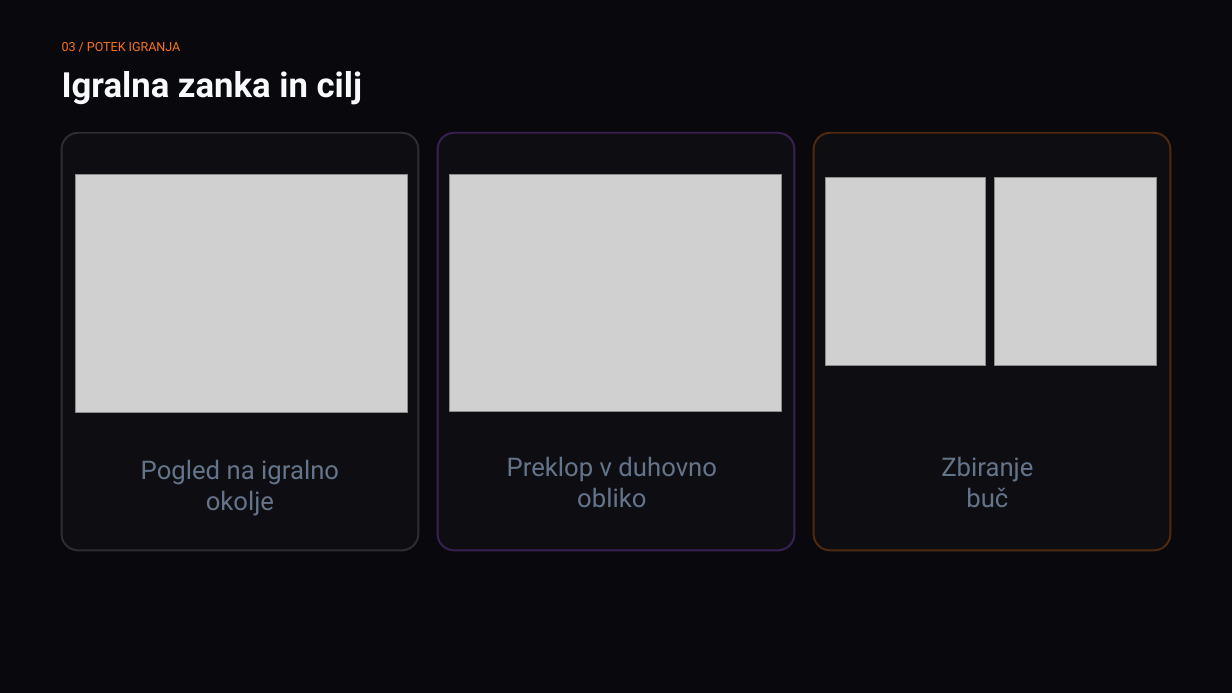
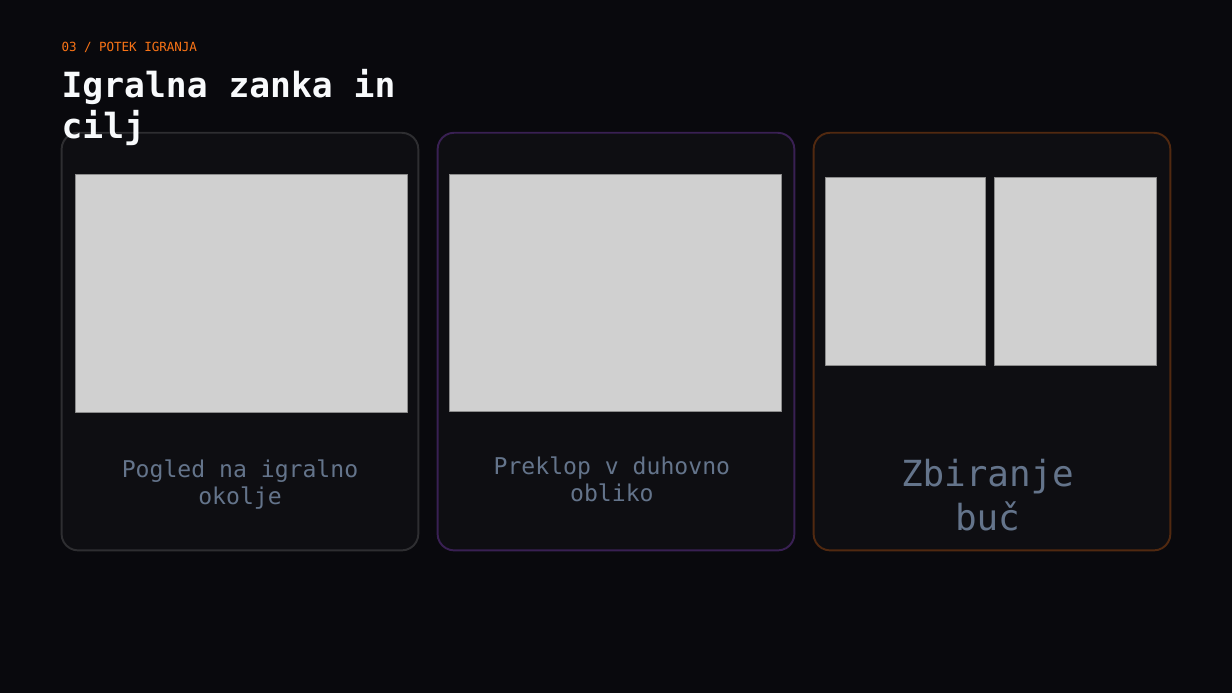
Before and after one commit to ErikOpresnikHercog/Half-Time-Ghost, a slide deck: slide 4 of Erik_HalfTimeGhost_Predstavitev_Video/Erik_HalfTimeGhost_Predstavitev.pptx. Drawn at 1232x693 pixels with LibreOffice and Linux fonts; fonts in the diff are those of the drawing; grey boxes stand for pictures. Boxes give left, top, right and bottom in pixels: in the first picture for what was removed or moved away, otherwise in the second. Text is boxed around its words. In the diff, an @@ line names an element or a change of style, - is before the commit and + after.

```diff
--- a/Erik_HalfTimeGhost_Predstavitev_Video/Erik_HalfTimeGhost_Predstavitev.pptx
+++ b/Erik_HalfTimeGhost_Predstavitev_Video/Erik_HalfTimeGhost_Predstavitev.pptx
@@ text "03 / POTEK IGRANJA" at [62, 41, 197, 51]: font Roboto to DejaVu Sans Mono @@
@@ text "Igralna zanka in cilj" at [62, 69, 396, 146]: font Roboto to DejaVu Sans Mono @@
@@ text "Pogled na igralno okolje" at [122, 459, 358, 509]: size 20 to 18 pt, font Roboto to DejaVu Sans Mono @@
@@ text "Pogled na igralno okolje": place and size @@
-text "Pogled na igralno okolje" at [141, 460, 339, 516]
+text "Pogled na igralno okolje" at [122, 459, 358, 509]
@@ text "Preklop v duhovno obliko": place and size @@
-text "Preklop v duhovno obliko" at [507, 457, 717, 507]
+text "Preklop v duhovno obliko" at [494, 456, 730, 501]
@@ text "Preklop v duhovno obliko" at [494, 456, 730, 501]: size 20 to 18 pt, font Roboto to DejaVu Sans Mono @@
@@ text "Zbiranje buč": place and size @@
-text "Zbiranje buč" at [941, 457, 1033, 507]
+text "Zbiranje buč" at [901, 459, 1074, 531]
@@ text "Zbiranje buč" at [901, 459, 1074, 531]: size 20 to 28 pt, font Roboto to DejaVu Sans Mono @@
```
Also in this commit, not shown: 7 other slides changed.
